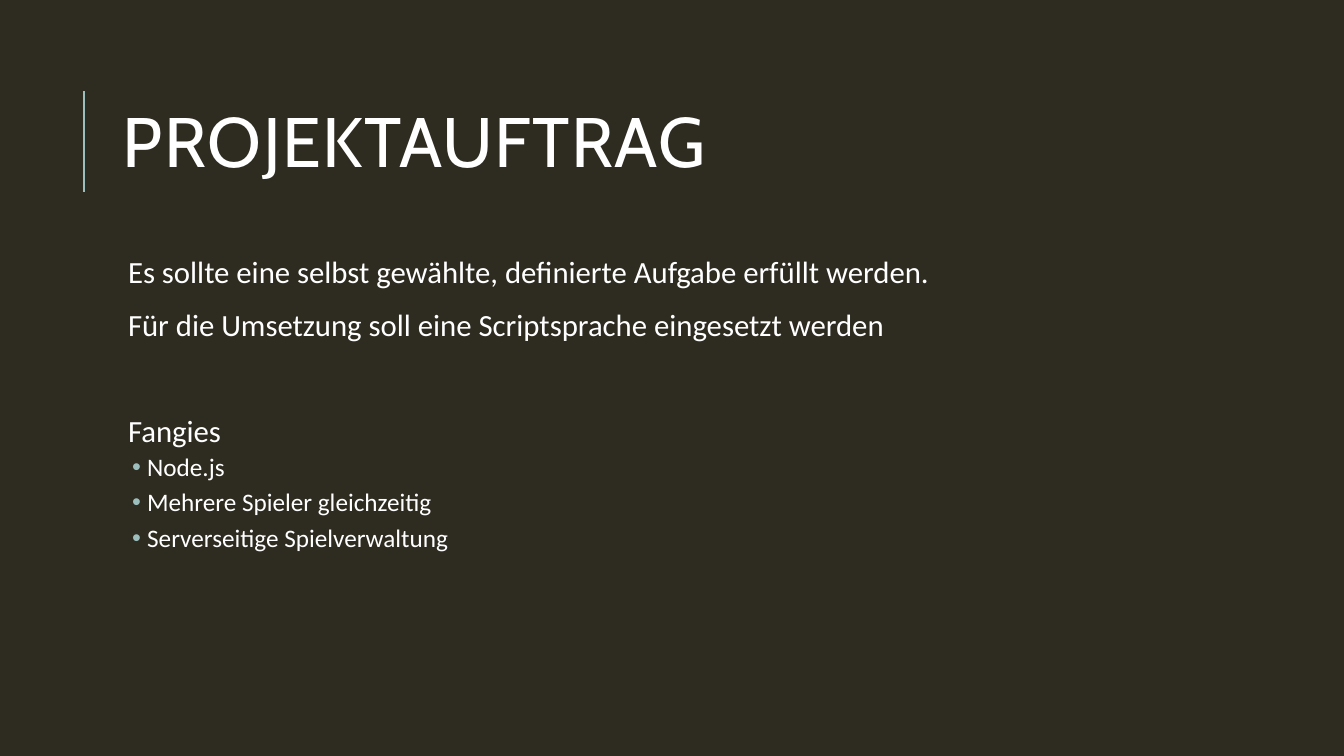
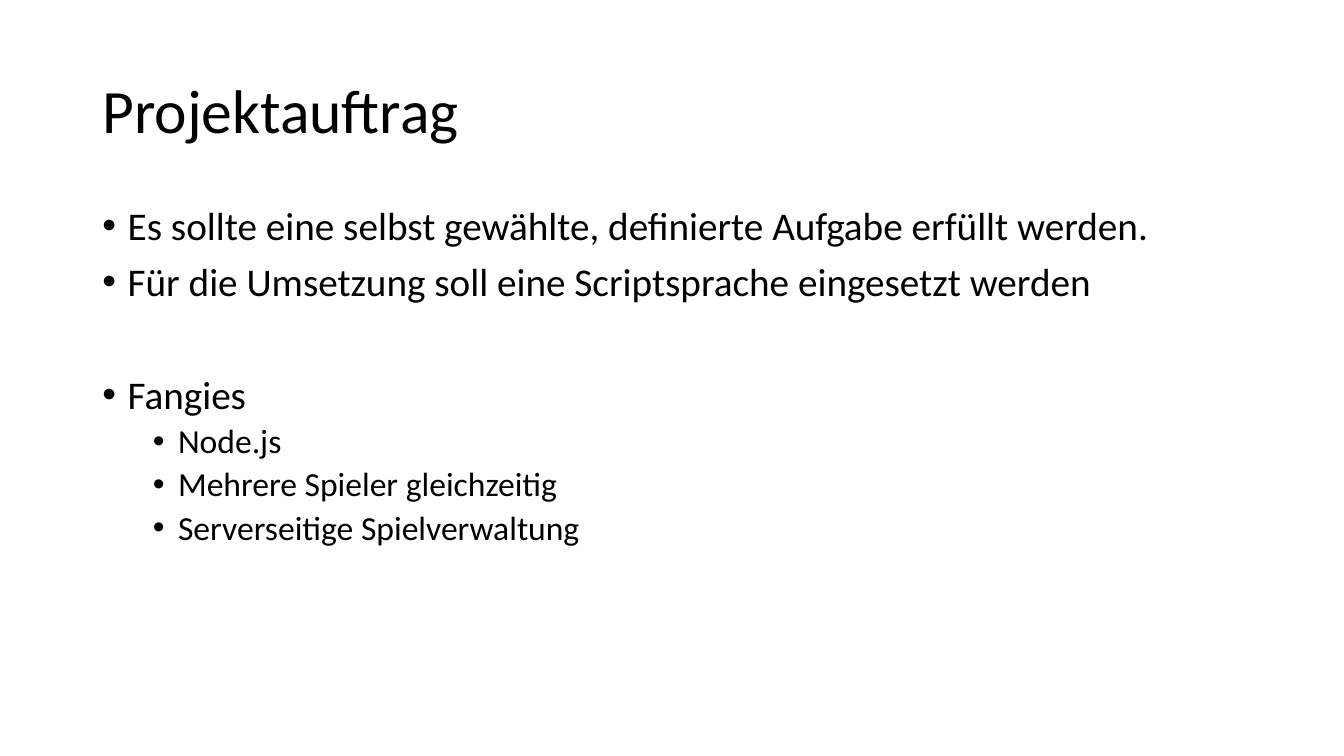
Before and after one commit to Toixinhell/Versteckies, a slide deck: slide 2 of Fangies.pptx. Drawn at 1344x756 pixels with LibreOffice and Linux fonts; fonts in the diff are those of the drawing. Boxes give left, top, right and bottom in pixels: in the first picture for what was removed or moved away, otherwise in the second. Text is boxed around its words. In the diff, an @@ line names an element or a change of style, - is before the commit and + after.

```diff
--- a/Fangies.pptx
+++ b/Fangies.pptx
@@ background #2E2B21 to #FFFFFF @@
@@ line removed from (84, 192) to (84, 91) @@
@@ title at <box>102,90,458,144</box>: text changed; size 50 to 44 pt; font Cabin to Calibri; text colour #FFFFFF to #000000 @@
-PROJEKTAUFTRAG
+Projektauftrag
@@ text "Es sollte eine selbst gewählte, ...": place and size @@
-text "Es sollte eine selbst gewählte, ..." at <box>128,261,929,552</box>
+text "Es sollte eine selbst gewählte, ..." at <box>128,212,1148,546</box>
@@ text "Es sollte eine selbst gewählte, ..." at <box>128,212,1148,546</box>: size 22 to 28 pt in "Es sollte eine selbst gewählte, definierte Aufgabe ...", "Für die Umsetzung soll eine Scriptsprache eingesetzt ...", "Fangies"; text colour #FFFFFF to #000000; size 18 to 24 pt in "Node.js", "Mehrere Spieler gleichzeitig", "Serverseitige Spielverwaltung"; bullet   to •; less space between paragraphs; indent changed @@
```
Also in this commit, not shown: 13 other slides changed, 19 slides added, 2 slides removed.
